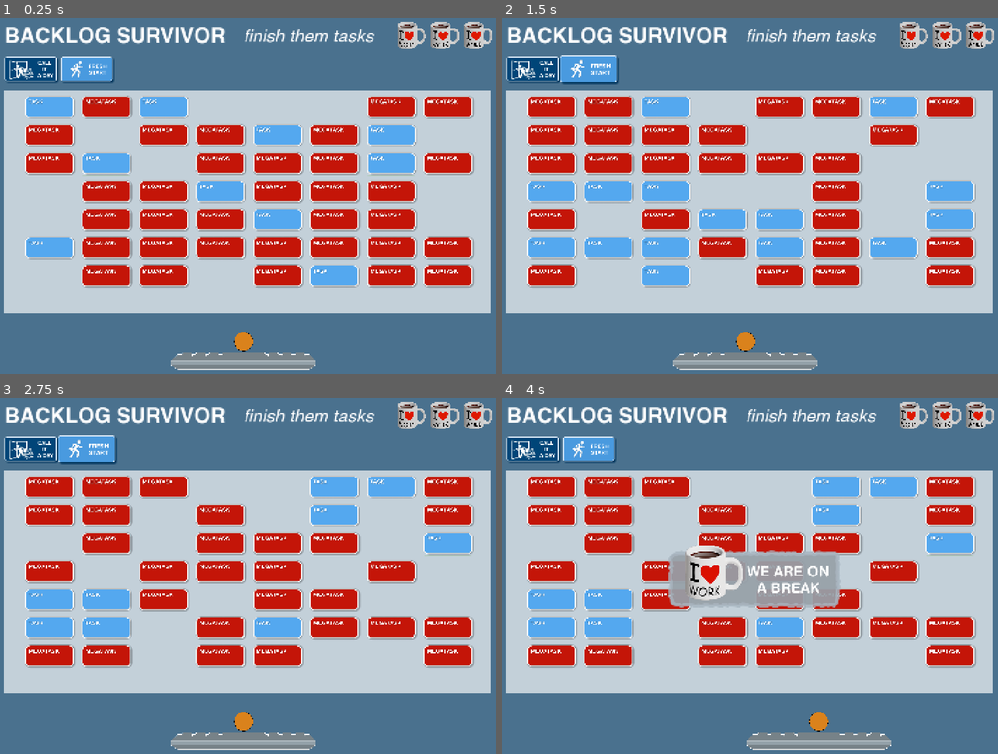
Above: before the commit, frames 1-4 (two rows, left to right).
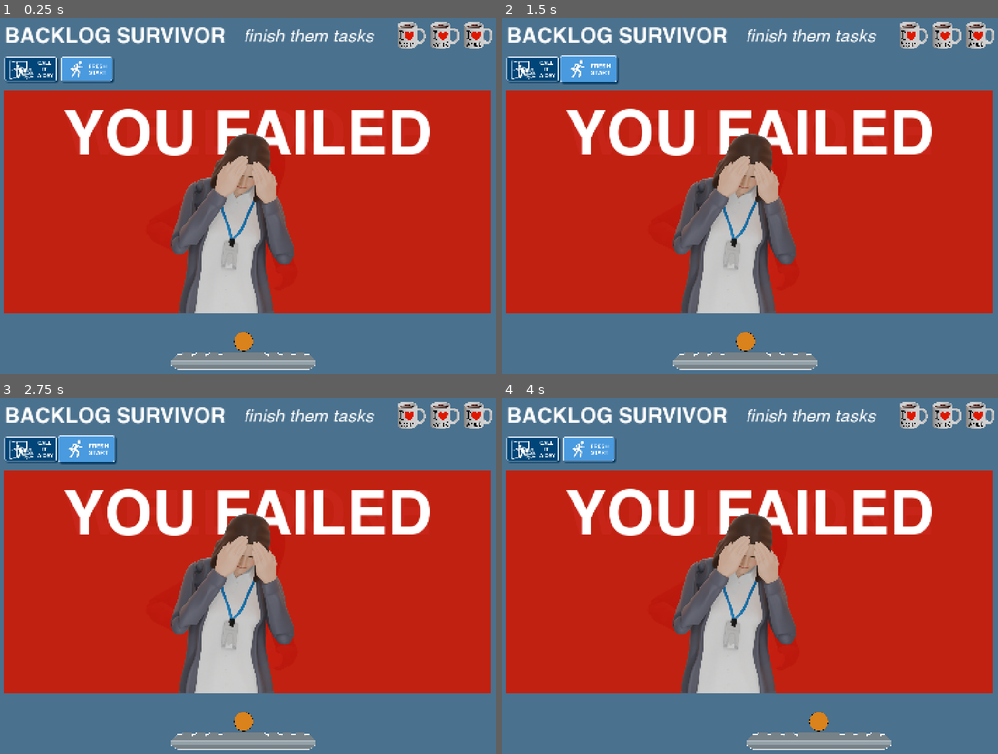
Above: after the commit, the same moments.

Repository: grkovalev/office-game
Game: Godot game, scene res://backlogarkanoid.tscn
Same seed, same stepped clock (60 frames per second), same inputs: the game is played once before the commit and once after it. This scene is started directly instead of the project's main scene.
Inputs (mouse positions are in pixels of both pictures, inside the frame that each line leads up to):
- Up to frame 1 (0.25 s): no input
- Up to frame 2 (1.5 s): click (591, 71) at 0.5 s; click (591, 71) at 1.25 s
- Up to frame 3 (2.75 s): click (89, 451) at 2 s
- Up to frame 4 (4 s): tap Enter at 2.75 s; move the mouse to (859, 554) at 2.77 s; hold Right (ui_right) 2.78-3.5 s; tap R at 2.85 s; click (859, 554) at 2.92 s; tap Space at 3.02 s; drag from (640, 593) to (715, 650) at 3.52 s

The runs differ from the first frame. In frame 1, 47% of the frame differs, in the area x 0-99%, y 20-83%; in frame 2, 49%; in frame 3, 50%; in frame 4, 51%.

Commit message:
gamelost gamewon pop ups

Diff:
--- a/backlogarkanoid.tscn
+++ b/backlogarkanoid.tscn
@@ -14,6 +14,8 @@
 [ext_resource type="Texture2D" uid="uid://wa2lfcxynxf5" path="res://ui_buttons/backlogarkanoid/ui_backlogarkanoid/mug_atlas.png" id="9_qovi6"]
 [ext_resource type="Texture2D" uid="uid://dyay3bbq4tuoo" path="res://ui_buttons/backlogarkanoid/ui_backlogarkanoid/pauseimg.png" id="12_7qgsj"]
 [ext_resource type="Script" uid="uid://b6vpfbirj0xb3" path="res://pause_input_handler.gd" id="13_pausein"]
+[ext_resource type="Texture2D" uid="uid://4e4l3nk00tpi" path="res://ui_buttons/backlogarkanoid/ui_backlogarkanoid/arkanoidsuccess.png" id="15_t0557"]
+[ext_resource type="Texture2D" uid="uid://8bo7xwvr4f2j" path="res://ui_buttons/backlogarkanoid/ui_backlogarkanoid/arkanoidfail.png" id="16_u80fe"]
 
 [sub_resource type="Gradient" id="Gradient_k6kum"]
 colors = PackedColorArray(0.2901961, 0.44313726, 0.5568628, 1, 0.2901961, 0.44313726, 0.5568628, 1)
@@ -212,3 +214,47 @@
 
 [node name="Sprite2D" type="Sprite2D" parent="pause" unique_id=988406068]
 texture = ExtResource("12_7qgsj")
+
+[node name="gamewon" type="Node2D" parent="." unique_id=837410383]
+position = Vector2(72, 248)
+
+[node name="gamewonbg" type="ColorRect" parent="gamewon" unique_id=445900523]
+offset_right = 1392.0
+offset_bottom = 640.0
+color = Color(0.5764706, 0.7294118, 0.5019608, 1)
+
+[node name="gamewontitle" type="Label" parent="gamewon" unique_id=1271439693]
+offset_top = 48.0
+offset_right = 1392.0
+offset_bottom = 225.0
+theme_override_fonts/font = ExtResource("1_u1qfo")
+theme_override_font_sizes/font_size = 176
+text = "WELL DONE"
+horizontal_alignment = 1
+
+[node name="gamewonimg" type="Sprite2D" parent="gamewon" unique_id=1398512408]
+position = Vector2(649.99994, 332)
+scale = Vector2(0.6015625, 0.6015625)
+texture = ExtResource("15_t0557")
+
+[node name="gamelost" type="Node2D" parent="." unique_id=1052505775]
+position = Vector2(72, 248)
+
+[node name="gamelostbg" type="ColorRect" parent="gamelost" unique_id=442558015]
+offset_right = 1392.0
+offset_bottom = 640.0
+color = Color(0.76862746, 0.08235294, 0.03137255, 0.92941177)
+
+[node name="gamelosttitle" type="Label" parent="gamelost" unique_id=118161630]
+offset_top = 48.0
+offset_right = 1392.0
+offset_bottom = 225.0
+theme_override_fonts/font = ExtResource("1_u1qfo")
+theme_override_font_sizes/font_size = 176
+text = "YOU FAILED"
+horizontal_alignment = 1
+
+[node name="gamelostimg" type="Sprite2D" parent="gamelost" unique_id=1492509213]
+position = Vector2(652, 332)
+scale = Vector2(0.6015625, 0.6015625)
+texture = ExtResource("16_u80fe")
Binary file added: ui_buttons/backlogarkanoid/ui_backlogarkanoid/arkanoidfail.png
Not shown, added: ui_buttons/backlogarkanoid/ui_backlogarkanoid/arkanoidfail.png.import
Binary file added: ui_buttons/backlogarkanoid/ui_backlogarkanoid/arkanoidsuccess.png
Not shown, added: ui_buttons/backlogarkanoid/ui_backlogarkanoid/arkanoidsuccess.png.import
